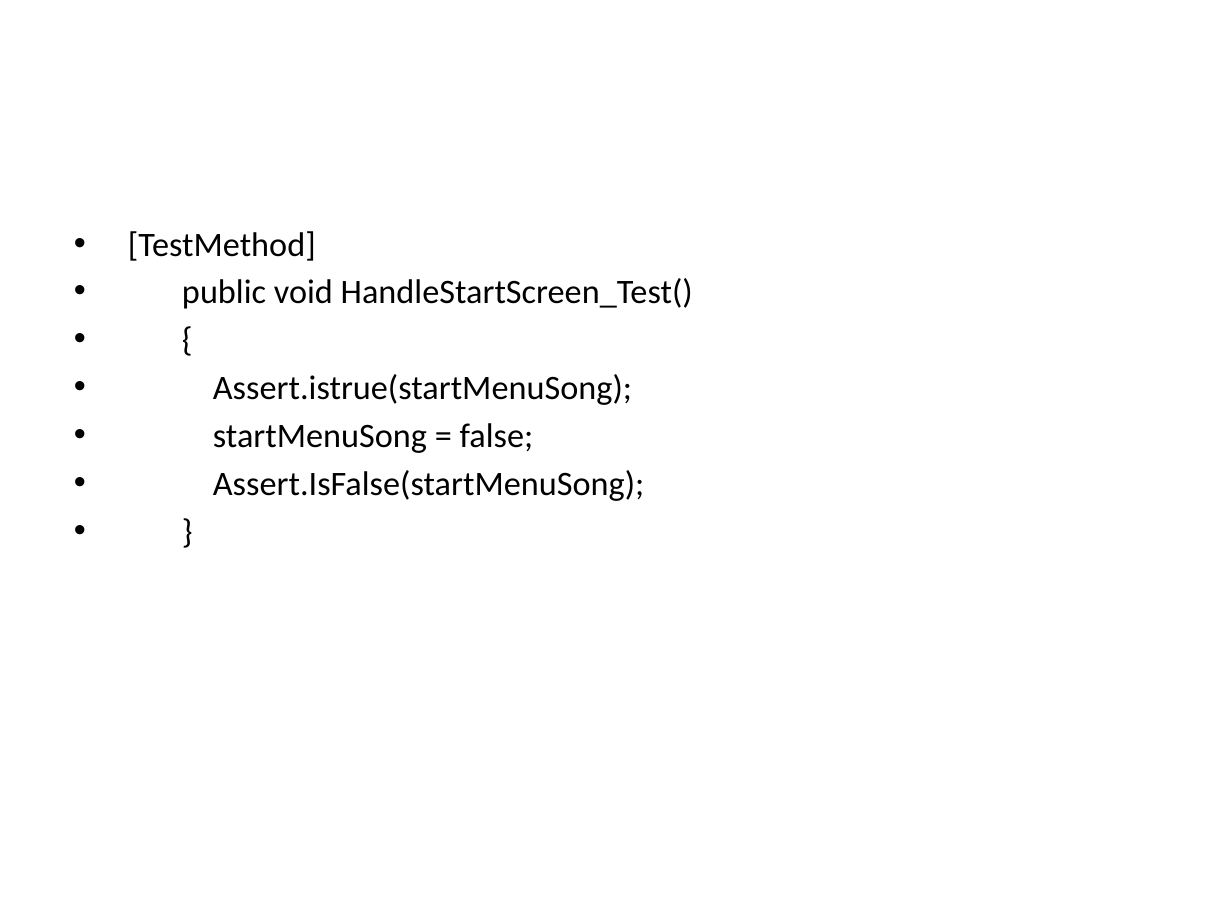
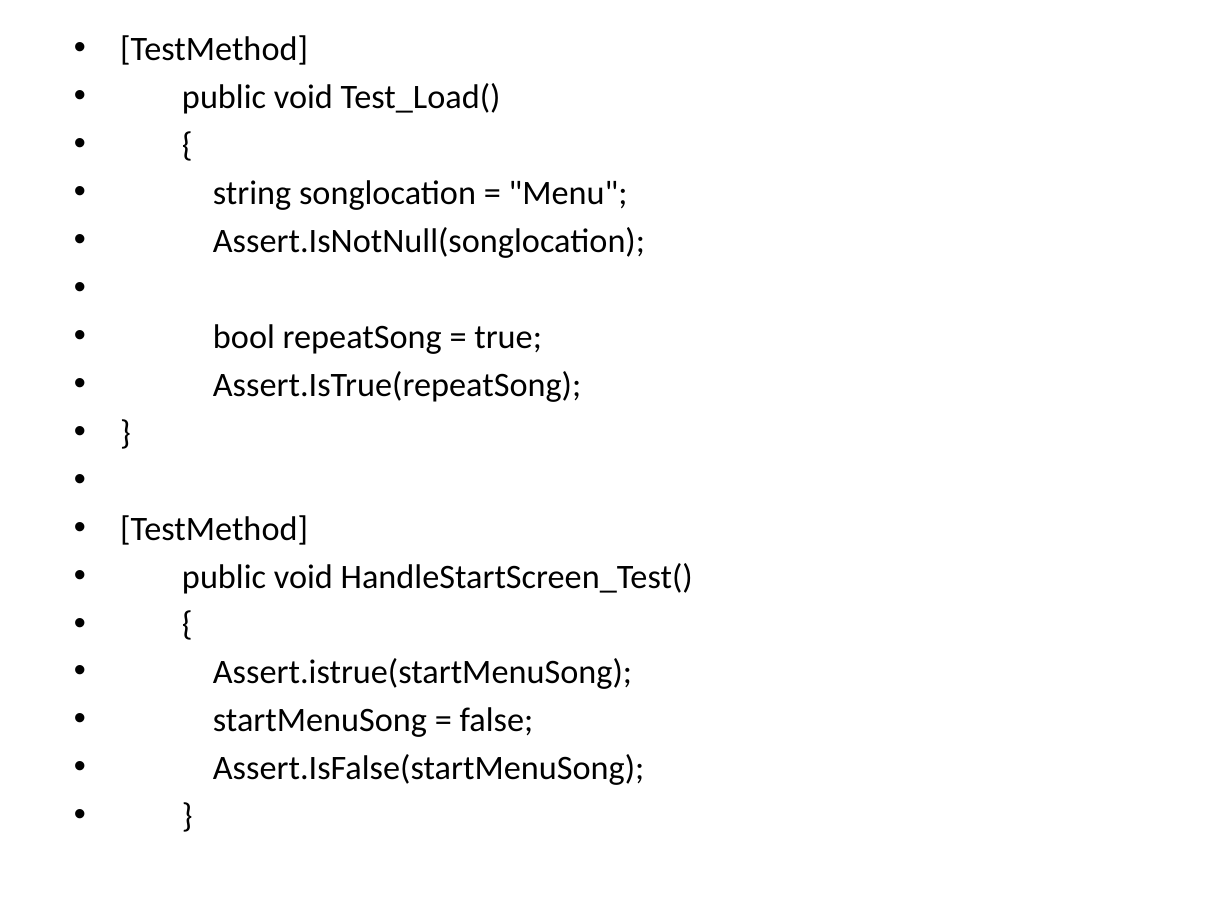
Before and after one commit to csce3513/Team15, a slide deck: slide 4 of Project Starfighter 1.1.pptx. Drawn at 1232x924 pixels with LibreOffice and Linux fonts; fonts in the diff are those of the drawing; background and template pictures are left out. Boxes give left, top, right and bottom in pixels: in the first picture for what was removed or moved away, otherwise in the second. Text is boxed around its words. In the diff, an @@ line names an element or a change of style, - is before the commit and + after.

```diff
--- a/Project Starfighter 1.1.pptx
+++ b/Project Starfighter 1.1.pptx
@@ text "[TestMethod]": place and size @@
-text "[TestMethod]" at [128,231,693,501]
+text "[TestMethod]" at [120,35,693,785]
@@ text at [120,35,645,402]: paragraphs added @@
+• [TestMethod]
+• public void Test_Load()
+• {
+• string songlocation = "Menu";
+• Assert.IsNotNull(songlocation);
+• bool repeatSong = true;
+• Assert.IsTrue(repeatSong);
+• }
```
Also in this commit, not shown: 4 other slides changed, 3 slides added, 48 other files.
